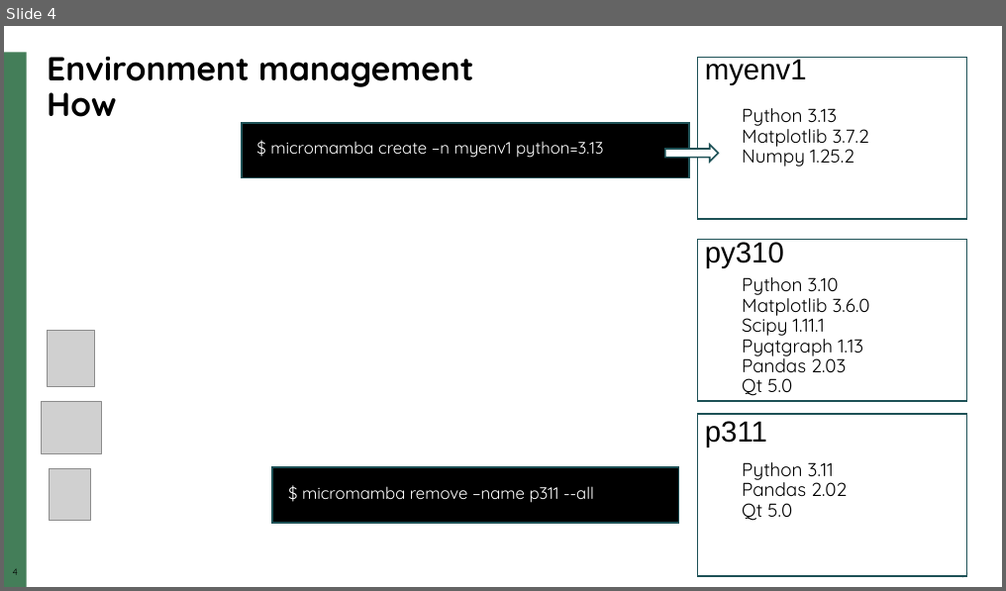
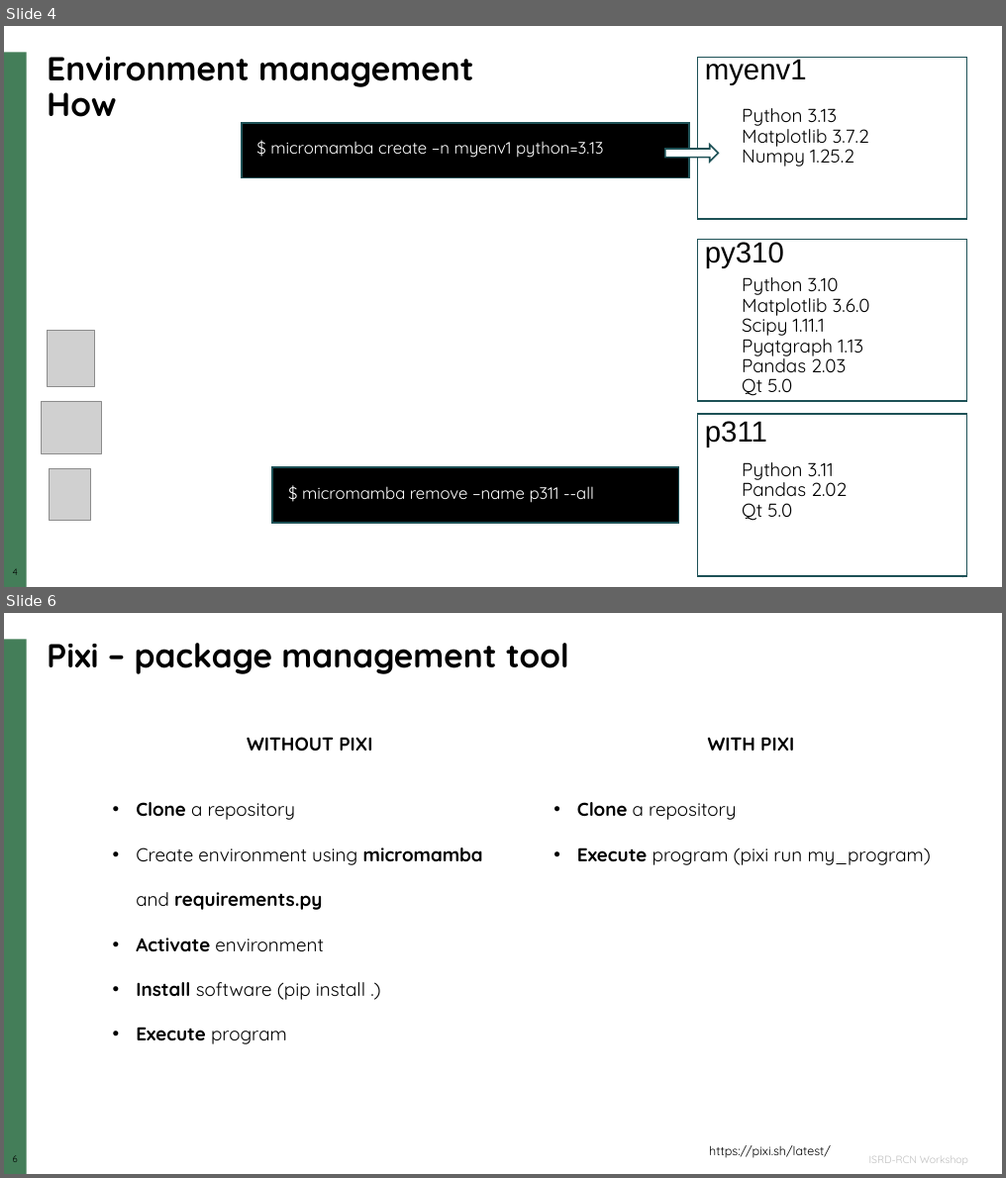
Before and after one commit to neutrons/ns-computation-tutorial, a slide deck: lectures/NXS_2025_environment_and_running_python_options.pptx. Shown one above the other, each under a label of ours: slide 4 before the commit, slides 4 and 6 after it; the slides between them are not shown. The pictures are 1006x591 and 1006x1178 pixels, drawn with LibreOffice and Linux fonts; fonts in the diff are those of the drawing; grey boxes stand for pictures; background and template pictures are left out. Boxes give left, top, right and bottom in pixels: in the first picture for what was removed or moved away, otherwise in the second. Text is boxed around its words. In the diff, an @@ line names an element or a change of style, - is before the commit and + after.

```diff
--- a/lectures/NXS_2025_environment_and_running_python_options.pptx
+++ b/lectures/NXS_2025_environment_and_running_python_options.pptx
@@ slide 6 added at bbox=[4, 613, 1002, 1174], background #FFFFFF; not listed: 4 template elements that a slide beside it also shows @@
@@ title added at bbox=[47, 643, 569, 674], 32 pt, text #000000, bold @@
+Pixi – package management tool
@@ text added at bbox=[136, 737, 483, 1045], 18 pt, text #000000 @@
+WITHOUT PIXI
+• Clone a repository
+• Create environment using micromamba and requirements.py
+• Activate environment
+• Install software (pip install .)
+• Execute program
@@ text added at bbox=[577, 737, 931, 865], 18 pt, text #000000 @@
+WITH PIXI
+• Clone a repository
+• Execute program (pixi run my_program)
@@ text added at bbox=[709, 1146, 831, 1158], 12 pt, text #000000 @@
+https://pixi.sh/latest/
```
Also in this commit, not shown: 4 slides changed, 1 other slide added, 2 slides removed.
